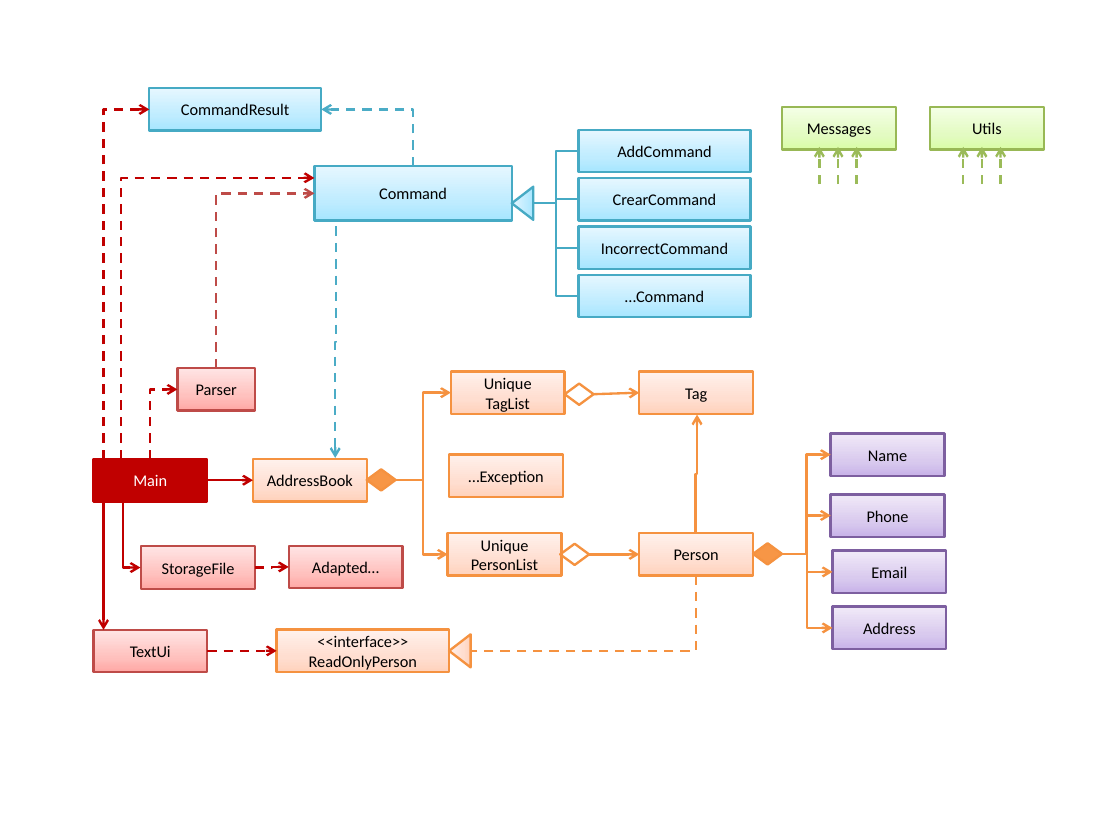
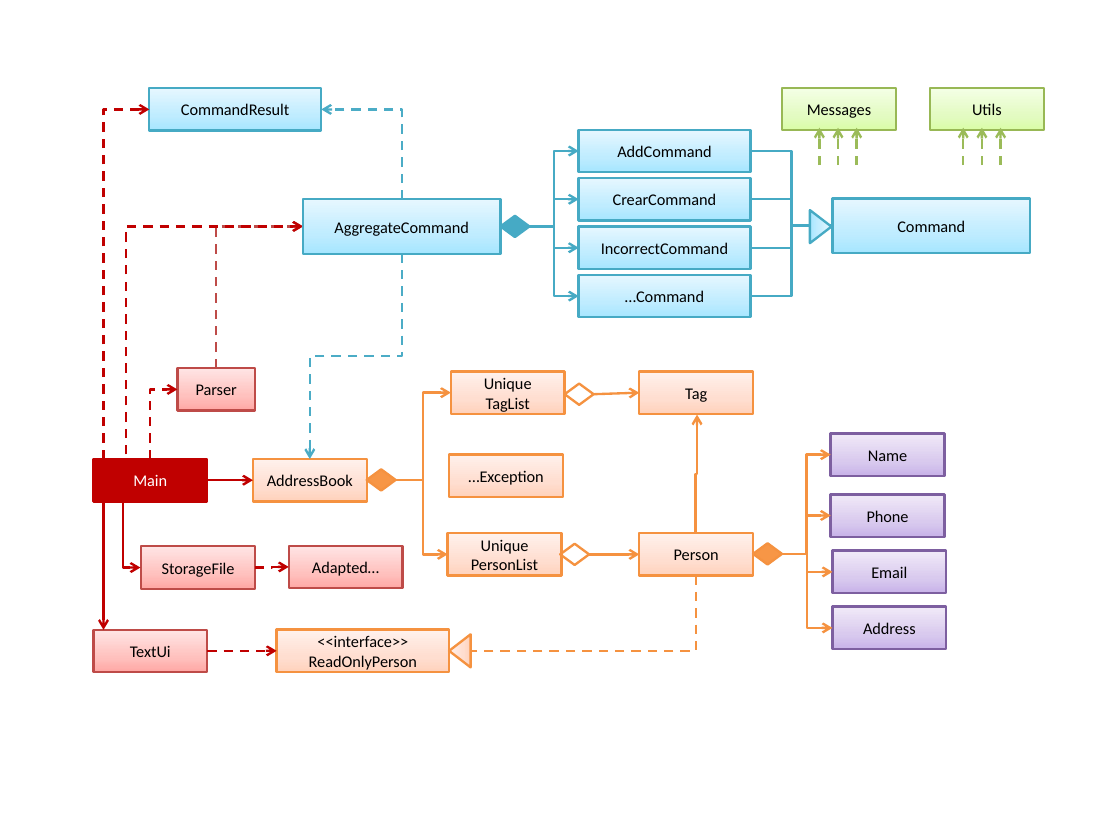
Before and after one commit to se-edu/addressbook-level2, a slide deck: slide 2 of doc/Diagrams.pptx. Drawn at 1120x840 pixels with LibreOffice and Linux fonts; fonts in the diff are those of the drawing. Boxes give left, top, right and bottom in pixels: in the first picture for what was removed or moved away, otherwise in the second. Text is boxed around its words. In the diff, an @@ line names an element or a change of style, - is before the commit and + after.

Commit message:
DeveloperGuide: add AggregateCommand in main class diagram

```diff
--- a/doc/Diagrams.pptx
+++ b/doc/Diagrams.pptx
@@ elbow arrow moved from (413, 166) - (321, 110) to (402, 199) - (321, 110) @@
@@ 6 arrows, 2 rectangles: place and size @@
-6 arrows, 2 rectangles at (782,108,1044,185)
+6 arrows, 2 rectangles at (782,87,1044,165)
@@ elbow arrow added from (530, 226) to (579, 151), #46AAC5 1.5 pt @@
@@ elbow line moved from (533, 203) - (579, 151) to (832, 226) - (750, 151) @@
@@ rectangle added at (304,199,501,254), fill gradient #A7E6FF to #C1EDFF to #E7F8FF, outline #46AAC5 1.5 pt, 10.5 pt, text #000000 @@
+AggregateCommand
@@ elbow line moved from (533, 203) - (579, 248) to (579, 199) - (530, 226) @@
@@ elbow line (579, 199) - (530, 226): elbow line to elbow arrow @@
@@ elbow line added from (750, 199) to (832, 226), #46AAC5 1.5 pt @@
@@ rectangle "Command": place and size @@
-rectangle "Command" at (315,166,512,221)
+rectangle "Command" at (832,198,1029,253)
@@ elbow arrow moved from (121, 459) - (315, 178) to (125, 455) - (304, 226) @@
@@ elbow arrow moved from (216, 368) - (315, 194) to (216, 368) - (304, 226) @@
@@ diamond added at (501,216,530,237), fill #46AAC5, outline #46AAC5 1.5 pt @@
@@ elbow line moved from (533, 203) - (579, 296) to (579, 296) - (530, 226) @@
@@ elbow line (579, 296) - (530, 226): elbow line to elbow arrow @@
@@ elbow line moved from (533, 203) - (579, 199) to (579, 248) - (530, 226) @@
@@ elbow line (579, 248) - (530, 226): elbow line to elbow arrow @@
@@ elbow line added from (750, 296) to (832, 226), #46AAC5 1.5 pt @@
@@ elbow line added from (750, 248) to (832, 226), #46AAC5 1.5 pt @@
@@ triangle at (810,210,832,244): rotation 270 to 90 degrees @@
@@ elbow arrow moved from (336, 226) - (335, 458) to (402, 254) - (310, 459) @@
```
Also in this commit, not shown: 1 other file.
